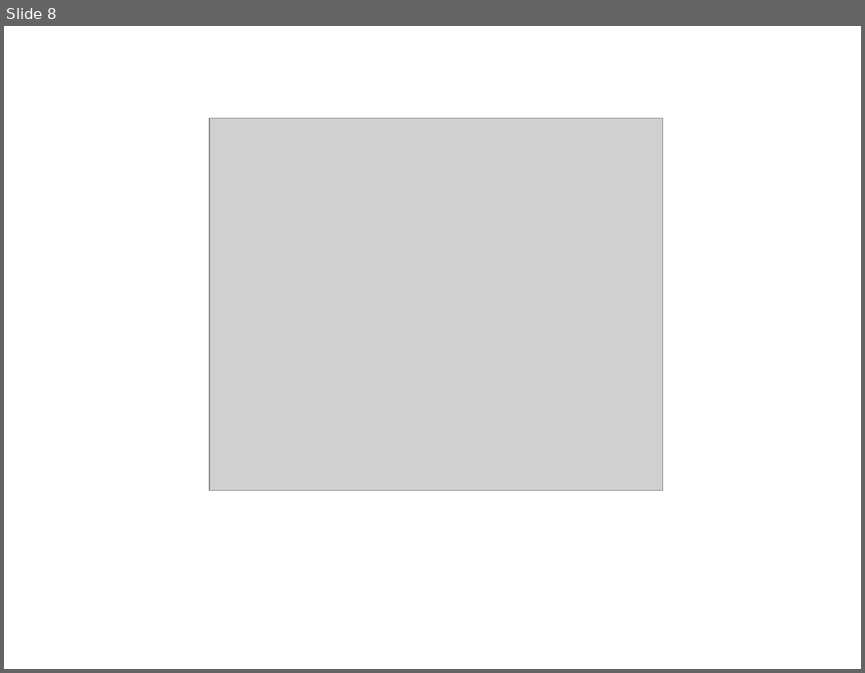
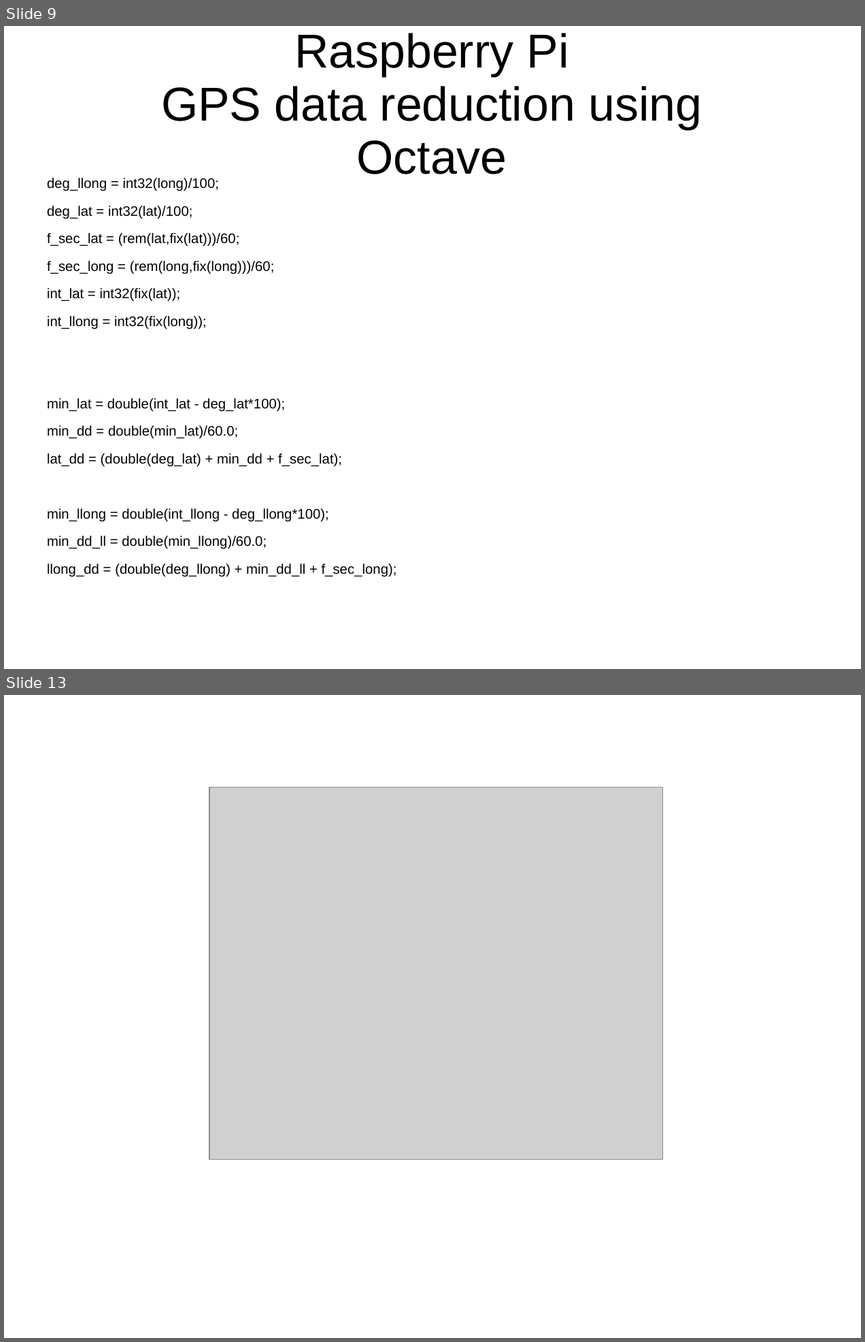
Before and after one commit to develone/EKIS, a slide deck: presentations/Raspberrypi_data_reduction.ppt. Shown one above the other, each under a label of ours: slide 8 before the commit, slides 9 and 13 after it; the slides between them are not shown. The pictures are 865x673 and 865x1342 pixels, drawn with LibreOffice and Linux fonts; fonts in the diff are those of the drawing; grey boxes stand for pictures. Boxes give left, top, right and bottom in pixels: in the first picture for what was removed or moved away, otherwise in the second. Text is boxed around its words. In the diff, an @@ line names an element or a change of style, - is before the commit and + after.

```diff
--- a/presentations/Raspberrypi_data_reduction.ppt
+++ b/presentations/Raspberrypi_data_reduction.ppt
@@ slide 9 added at (4, 26, 861, 669), background #FFFFFF @@
@@ title added at (161, 33, 702, 174), 44 pt, text #000000 @@
+Raspberry Pi
+GPS data reduction using
+Octave
@@ text added at (47, 178, 397, 577), 12.8 pt, text #000000 @@
+deg_llong = int32(long)/100;
+deg_lat = int32(lat)/100;
+f_sec_lat = (rem(lat,fix(lat)))/60;
+f_sec_long = (rem(long,fix(long)))/60;
+int_lat = int32(fix(lat));
+int_llong = int32(fix(long));
+min_lat = double(int_lat - deg_lat*100);
+min_dd = double(min_lat)/60.0;
+lat_dd = (double(deg_lat) + min_dd + f_sec_lat);
+min_llong = double(int_llong - deg_llong*100);
+min_dd_ll = double(min_llong)/60.0;
+llong_dd = (double(deg_llong) + min_dd_ll + f_sec_long);
@@ what was slide 8 is now slide 13 @@
```
Also in this commit, not shown: 8 other slides added.
